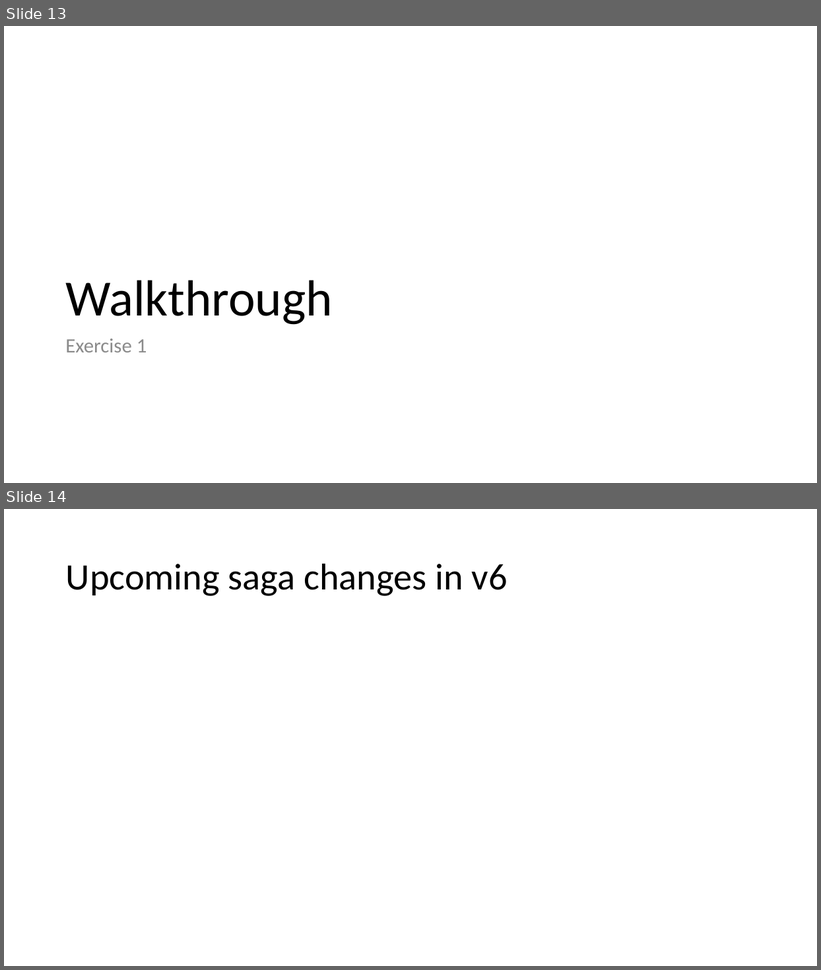
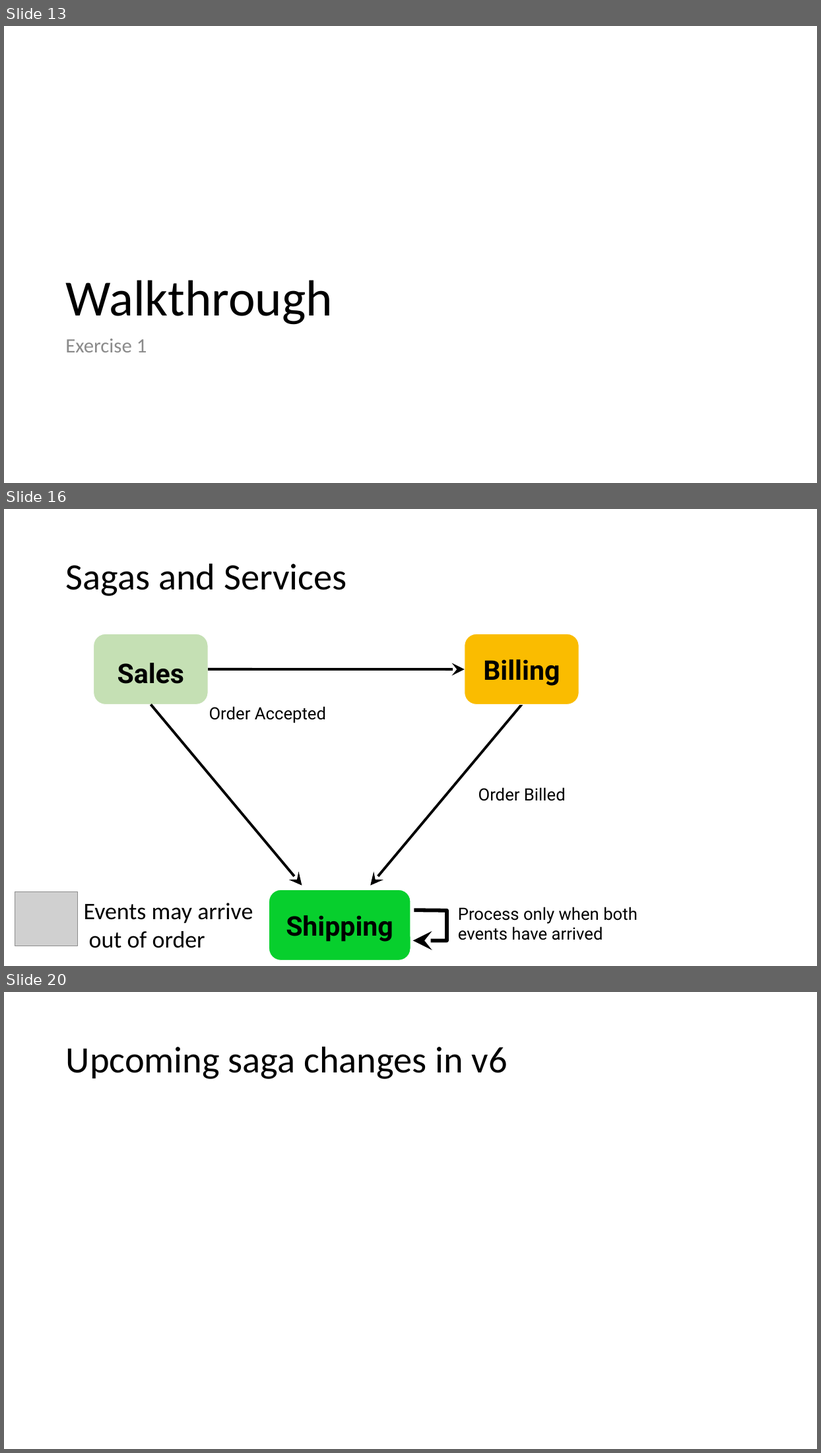
Before and after one commit to Particular/SagaMasterClass, a slide deck: SagaMasterClass.pptx. Shown one above the other, each under a label of ours: slides 13 and 14 before the commit, slides 13, 16 and 20 after it; the slides between them are not shown. The pictures are 821x970 and 821x1453 pixels, drawn with LibreOffice and Linux fonts; fonts in the diff are those of the drawing; grey boxes stand for pictures. Boxes give left, top, right and bottom in pixels: in the first picture for what was removed or moved away, otherwise in the second. Text is boxed around its words. In the diff, an @@ line names an element or a change of style, - is before the commit and + after.

```diff
--- a/SagaMasterClass.pptx
+++ b/SagaMasterClass.pptx
@@ slide 16 added at bbox=[4, 509, 817, 966], background #FFFFFF @@
@@ title added at bbox=[66, 563, 347, 596], 44 pt, text #000000 @@
+Sagas and Services
@@ rounded rectangle added at bbox=[94, 634, 209, 705], fill #C5E0B4, outline #FFFFFF 0.75 pt, 32 pt, text #000000, bold @@
+Sales
@@ rounded rectangle added at bbox=[465, 634, 580, 705], fill #FBBC00, outline #FFFFFF 0.75 pt, 32 pt, text #000000, bold @@
+Billing
@@ arrow added from (209, 669) to (465, 669), #000000 3 pt @@
@@ arrow added from (151, 705) to (302, 886), #000000 3 pt @@
@@ text added at bbox=[209, 706, 326, 723], 20 pt, text #000000 @@
+Order Accepted
@@ arrow added from (522, 705) to (370, 886), #000000 3 pt @@
@@ text added at bbox=[479, 788, 566, 801], 20 pt, text #000000 @@
+Order Billed
@@ picture added at bbox=[15, 892, 78, 947] @@
@@ text added at bbox=[84, 903, 253, 949], 28 pt, text #000000 @@
+Events may arrive
+out of order
@@ rounded rectangle added at bbox=[269, 890, 411, 961], fill #07CF2D, outline #FFFFFF 0.75 pt, 32 pt, text #000000, bold @@
+Shipping
@@ freeform shape added at bbox=[413, 910, 448, 941], outline #000000 4.5 pt @@
@@ text added at bbox=[458, 907, 638, 941], 20 pt, text #000000 @@
+Process only when both events have arrived
@@ what was slide 14 is now slide 20 @@
```
Also in this commit, not shown: 5 other slides added, 9 other files.
